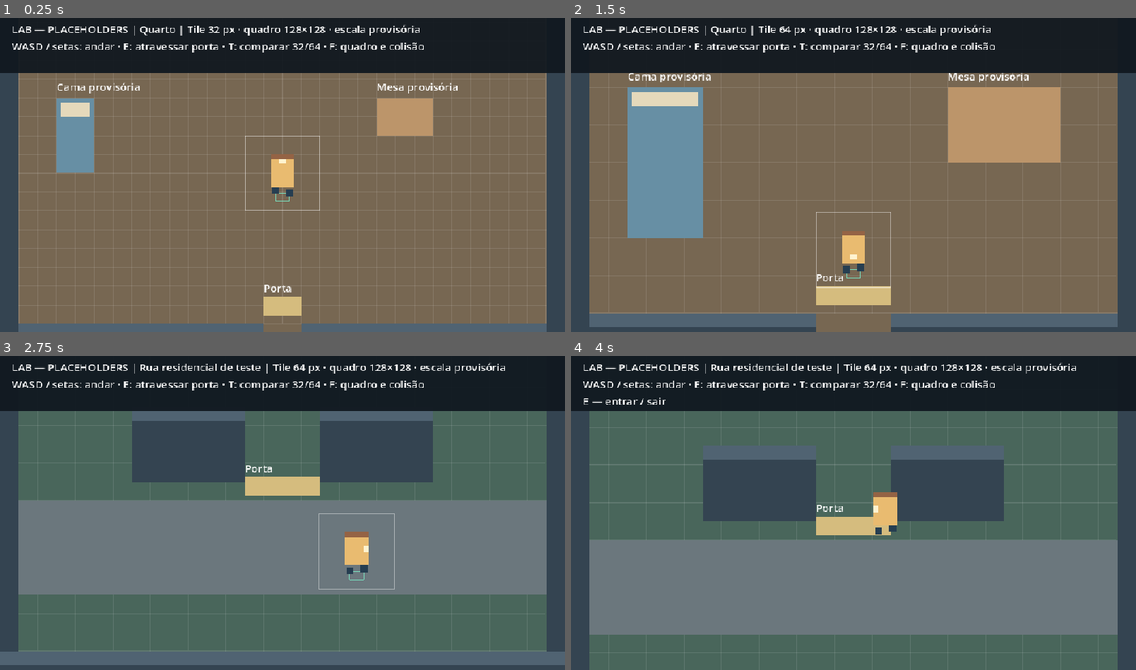
Above: before the commit, frames 1-4 (two rows, left to right).
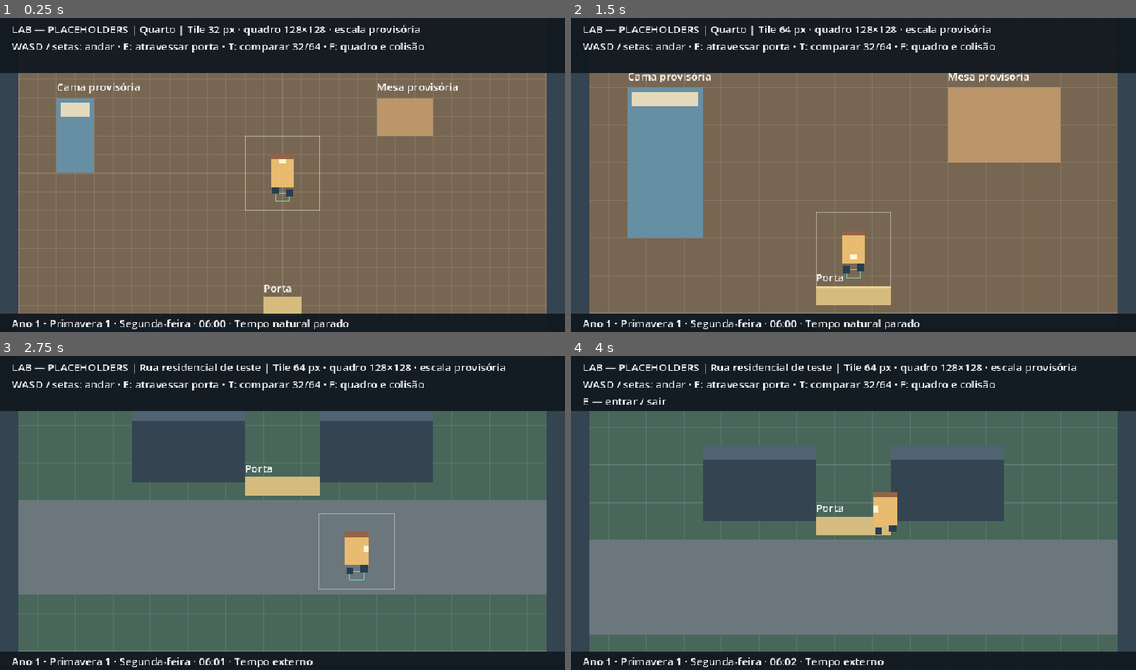
Above: after the commit, the same moments.

Repository: J-Tabosa/another-life
Game: Godot game, scene res://scenes/lab/scale_lab.tscn
The game is run twice, just before and just after one commit, with the same random seed, the same clock (stepped at 60 frames per second) and the same inputs.
Inputs:
- Up to frame 1 (0.25 s): no input
- Up to frame 2 (1.5 s): tap Enter at 0.5 s; hold D (move_right) 0.53-1.28 s; hold E (interact) 0.53-1.28 s; hold S (move_down) from 1.28 s (still down); tap T (compare_scale) at 1.35 s
- Up to frame 3 (2.75 s): tap E (interact) at 1.55 s; release S (move_down) at 2.03 s; hold D (move_right) from 2.03 s (still down); hold E (interact) from 2.03 s (still down)
- Up to frame 4 (4 s): release D (move_right) at 2.78 s; release E (interact) at 2.78 s; hold W (move_up) 2.78-3.53 s; tap F (show_frame) at 2.85 s; tap E (interact) at 3.05 s; hold A (move_left) from 3.53 s (still down); hold E (interact) from 3.53 s (still down)

The runs differ from the first frame. In frame 1, 5.8% of the frame differs, in the area x 0-100%, y 94-100%; in frame 2, 5.8%; in frame 3, 5.8%; in frame 4, 5.8%.

Commit message:
feat: P1-03 add outdoor clock and calendar rollover tests

Diff:
--- a/localization/lab.csv
+++ b/localization/lab.csv
@@ -8,3 +8,17 @@
 LAB_BED,Cama provisória
 LAB_DESK,Mesa provisória
 LAB_DOOR,Porta
+CLOCK_DATE,Ano %d · %s %d · %s · %02d:%02d
+CLOCK_RUNNING,Tempo externo
+CLOCK_STOPPED,Tempo natural parado
+SEASON_SPRING,Primavera
+SEASON_SUMMER,Verão
+SEASON_AUTUMN,Outono
+SEASON_WINTER,Inverno
+WEEKDAY_MON,Segunda-feira
+WEEKDAY_TUE,Terça-feira
+WEEKDAY_WED,Quarta-feira
+WEEKDAY_THU,Quinta-feira
+WEEKDAY_FRI,Sexta-feira
+WEEKDAY_SAT,Sábado
+WEEKDAY_SUN,Domingo
--- a/scenes/lab/scale_lab.tscn
+++ b/scenes/lab/scale_lab.tscn
@@ -1,9 +1,13 @@
-[gd_scene load_steps=3 format=3]
+[gd_scene load_steps=4 format=3]
 [ext_resource type="Script" path="res://scripts/lab/scale_lab.gd" id="1"]
 [ext_resource type="PackedScene" path="res://scenes/player/player.tscn" id="2"]
+[ext_resource type="Script" path="res://scripts/core/time_manager.gd" id="3"]
 
 [node name="ScaleLab" type="Node2D"]
 script = ExtResource("1")
+
+[node name="TimeManager" type="Node" parent="."]
+script = ExtResource("3")
 
 [node name="World" type="Node2D" parent="."]
 
@@ -23,3 +27,18 @@
 offset_right = 940.0
 offset_bottom = 94.0
 theme_override_font_sizes/font_size = 18
+
+[node name="ClockPanel" type="ColorRect" parent="HUD"]
+offset_top = 508.0
+offset_right = 960.0
+offset_bottom = 540.0
+mouse_filter = 2
+color = Color(0.06, 0.09, 0.12, 0.93)
+
+[node name="Clock" type="Label" parent="HUD"]
+offset_left = 20.0
+offset_top = 512.0
+offset_right = 940.0
+offset_bottom = 538.0
+mouse_filter = 2
+theme_override_font_sizes/font_size = 18
--- /dev/null
+++ b/scripts/core/time_manager.gd
@@ -0,0 +1,48 @@
+class_name TimeManager
+extends Node
+
+signal minute_changed(absolute_minutes: int)
+signal day_changed(absolute_day: int)
+
+const MINUTES_PER_DAY: int = 1440
+const DAYS_PER_SEASON: int = 30
+const SEASONS_PER_YEAR: int = 4
+const DAYS_PER_YEAR: int = DAYS_PER_SEASON * SEASONS_PER_YEAR
+const SECONDS_PER_GAME_MINUTE: float = 1.0
+
+# [PROPOSAL] Year 1, spring 1, 06:00; weekday origin remains configurable.
+@export_range(0, 6) var weekday_offset: int = 0
+var world_minutes: int:
+	get:
+		return _world_minutes
+var running: bool = false
+var _world_minutes: int = 6 * 60
+var _fractional_seconds: float = 0.0
+
+
+func _process(delta: float) -> void:
+	if not running or delta <= 0.0:
+		return
+	_fractional_seconds += delta
+	# Tolerance compensates floating-point sums such as sixty 1/60s frames.
+	var elapsed_minutes := int(floor((_fractional_seconds + 1e-9) / SECONDS_PER_GAME_MINUTE))
+	_fractional_seconds = maxf(0.0, _fractional_seconds - elapsed_minutes * SECONDS_PER_GAME_MINUTE)
+	for minute in range(elapsed_minutes):
+		_world_minutes += 1
+		minute_changed.emit(_world_minutes)
+		if _world_minutes % MINUTES_PER_DAY == 0:
+			day_changed.emit(_world_minutes / MINUTES_PER_DAY)
+
+
+func get_calendar() -> Dictionary:
+	var absolute_day: int = _world_minutes / MINUTES_PER_DAY
+	var minute_of_day: int = _world_minutes % MINUTES_PER_DAY
+	return {
+		"year": absolute_day / DAYS_PER_YEAR + 1,
+		"season_index": (absolute_day % DAYS_PER_YEAR) / DAYS_PER_SEASON,
+		"day": absolute_day % DAYS_PER_SEASON + 1,
+		"weekday": (weekday_offset + absolute_day) % 7,
+		"week": (weekday_offset + absolute_day) / 7 + 1,
+		"hour": minute_of_day / 60,
+		"minute": minute_of_day % 60,
+	}
--- a/scripts/lab/scale_lab.gd
+++ b/scripts/lab/scale_lab.gd
@@ -4,15 +4,19 @@
 	&"room": preload("res://scenes/world/room.tscn"),
 	&"street": preload("res://scenes/world/street.tscn"),
 }
+const SEASON_KEYS := ["SEASON_SPRING", "SEASON_SUMMER", "SEASON_AUTUMN", "SEASON_WINTER"]
+const WEEKDAY_KEYS := ["WEEKDAY_MON", "WEEKDAY_TUE", "WEEKDAY_WED", "WEEKDAY_THU", "WEEKDAY_FRI", "WEEKDAY_SAT", "WEEKDAY_SUN"]
 var area: Node2D
 var area_id: StringName = &"room"
 var tile_size: int = 32
 var transitioning: bool = false
 @onready var player: CharacterBody2D = $Player
+@onready var time_manager: TimeManager = $TimeManager
 
 
 func _ready() -> void:
 	_setup_inputs()
+	time_manager.minute_changed.connect(_on_minute_changed)
 	change_area(&"room", &"start")
 
 
@@ -75,6 +79,9 @@
 	area_id = target
 	area.tile_size = tile_size
 	$World.add_child(area)
+	# Natural time is enabled only in the outdoor laboratory.
+	time_manager.running = area.exterior
+	_update_clock()
 	area.get_node("Door").transition_requested.connect(request_transition)
 	player.position = marker.position
 	player.velocity = Vector2.ZERO
@@ -84,6 +91,16 @@
 	transitioning = false
 
 
+func _on_minute_changed(_absolute_minutes: int) -> void:
+	_update_clock()
+
+
+func _update_clock() -> void:
+	var calendar := time_manager.get_calendar()
+	var status := tr("CLOCK_RUNNING") if time_manager.running else tr("CLOCK_STOPPED")
+	$HUD/Clock.text = tr("CLOCK_DATE") % [calendar.year, tr(SEASON_KEYS[calendar.season_index]), calendar.day, tr(WEEKDAY_KEYS[calendar.weekday]), calendar.hour, calendar.minute] + " · " + status
+
+
 func _process(_delta: float) -> void:
 	var location := tr("LAB_STREET") if area_id == &"street" else tr("LAB_ROOM")
 	var hint := tr("LAB_INTERACT") if is_instance_valid(area) and area.get_node("Door").can_interact(player) else ""
--- /dev/null
+++ b/tests/time_manager_test.gd
@@ -0,0 +1,118 @@
+extends SceneTree
+
+const CLOCK := preload("res://scripts/core/time_manager.gd")
+var checks: int = 0
+var failures: int = 0
+
+
+func _initialize() -> void:
+	run.call_deferred()
+
+
+func check(condition: bool, description: String) -> void:
+	checks += 1
+	if condition:
+		print("PASS: " + description)
+	else:
+		failures += 1
+		push_error(description)
+
+
+func new_clock() -> TimeManager:
+	var clock: TimeManager = CLOCK.new()
+	clock.running = true
+	return clock
+
+
+func run() -> void:
+	var clock := new_clock()
+	check(clock.get_calendar() == {"year": 1, "season_index": 0, "day": 1, "weekday": 0, "week": 1, "hour": 6, "minute": 0}, "initial calendar is spring 1, year 1, 06:00")
+	var minute_events: Array[int] = []
+	clock.minute_changed.connect(func(value: int) -> void: minute_events.append(value))
+	clock._process(0.4)
+	check(clock.world_minutes == 360 and minute_events.is_empty(), "sub-second time does not advance a minute")
+	clock._process(0.6)
+	check(clock.world_minutes == 361 and minute_events == [361], "one real second advances exactly one game minute")
+	clock._process(59.0)
+	check(clock.world_minutes == 420 and minute_events.size() == 60, "60 real seconds advance exactly 60 game minutes")
+	check(minute_events == range(361, 421), "large deltas emit every intermediate minute in order")
+	clock.free()
+	clock = new_clock()
+	for frame in range(3600):
+		clock._process(1.0 / 60.0)
+	check(clock.world_minutes == 420, "3600 frames at 60 FPS advance one game hour without drift")
+	clock._process(0.25)
+	clock._process(0.25)
+	clock._process(0.5)
+	check(clock.world_minutes == 421, "fractional frame remainder is preserved")
+	clock._process(0.0)
+	clock._process(-1.0)
+	check(clock.world_minutes == 421, "zero and negative deltas do not rewind time")
+	clock.free()
+	clock = new_clock()
+	clock._process(17 * 60 + 59)
+	check(clock.get_calendar().hour == 23 and clock.get_calendar().minute == 59 and clock.get_calendar().day == 1, "23:59 remains on the first day")
+	var ordered_events: Array[String] = []
+	clock.minute_changed.connect(func(value: int) -> void: ordered_events.append("minute:%d" % value))
+	clock.day_changed.connect(func(value: int) -> void: ordered_events.append("day:%d" % value))
+	clock._process(2.0)
+	check(clock.get_calendar() == {"year": 1, "season_index": 0, "day": 2, "weekday": 1, "week": 1, "hour": 0, "minute": 1}, "midnight changes the date and weekday")
+	check(ordered_events == ["minute:1440", "day:1", "minute:1441"], "midnight emits events chronologically once")
+	clock.free()
+	for season in range(1, 4):
+		clock = new_clock()
+		clock._process(season * 30 * 1440 - 360 - 1)
+		check(clock.get_calendar().season_index == season - 1 and clock.get_calendar().day == 30, "last minute of season %d" % (season - 1))
+		clock._process(1.0)
+		check(clock.get_calendar().season_index == season and clock.get_calendar().day == 1 and clock.get_calendar().hour == 0, "season %d begins on day 1 at midnight" % season)
+		check(clock.get_calendar().weekday == (season * 30) % 7, "weekday continues across season %d" % season)
+		clock.free()
+	clock = new_clock()
+	clock._process(120 * 1440 - 360 - 1)
+	check(clock.get_calendar().year == 1 and clock.get_calendar().season_index == 3 and clock.get_calendar().day == 30, "last minute of winter 30, year 1")
+	clock._process(1.0)
+	check(clock.get_calendar() == {"year": 2, "season_index": 0, "day": 1, "weekday": 1, "week": 18, "hour": 0, "minute": 0}, "year 2 starts in spring and retains weekday/week continuity")
+	clock.free()
+	clock = new_clock()
+	clock.weekday_offset = 6
+	check(clock.get_calendar().weekday == 6, "weekday origin can be configured to Sunday")
+	for day in range(1, 15):
+		clock._process(1440.0)
+		check(clock.get_calendar().weekday == (6 + day) % 7 and clock.get_calendar().week == (6 + day) / 7 + 1, "weekday and week across absolute day %d" % day)
+	clock.free()
+	# Production scene wiring: clock survives area replacement and controls HUD.
+	var lab: Node2D = load("res://scenes/lab/scale_lab.tscn").instantiate()
+	root.add_child(lab)
+	var active_clock: TimeManager = lab.time_manager
+	active_clock.set_process(false)
+	check(not active_clock.running, "natural clock is not activated in the room")
+	lab.change_area(&"street", &"door")
+	check(active_clock.running, "street activates natural time")
+	active_clock._process(60.0)
+	check(active_clock.world_minutes == 420 and "07:00" in lab.get_node("HUD/Clock").text, "street time and translated HUD advance together")
+	lab.change_area(&"room", &"door")
+	lab.change_area(&"street", &"door")
+	check(lab.time_manager == active_clock and active_clock.world_minutes == 420, "area transitions retain clock instance and date/time")
+	if "--realtime" in OS.get_cmdline_user_args():
+		Engine.max_fps = 60
+		# Flush the earlier test work while the production clock is disabled.
+		await process_frame
+		await process_frame
+		active_clock.set_process(true)
+		var started_at := Time.get_ticks_usec()
+		var starting_minutes := active_clock.world_minutes
+		print("REALTIME: measuring 60 seconds in the street")
+		while Time.get_ticks_usec() - started_at < 60_000_000:
+			await process_frame
+		await process_frame
+		active_clock.set_process(false)
+		var real_seconds := (Time.get_ticks_usec() - started_at) / 1_000_000.0
+		var game_minutes := active_clock.world_minutes - starting_minutes
+		print("REALTIME: %.3fs, %d game minutes" % [real_seconds, game_minutes])
+		check(game_minutes == 60, "60 seconds of actual engine execution advance 60 game minutes")
+	if "--capture" in OS.get_cmdline_user_args():
+		await process_frame
+		await RenderingServer.frame_post_draw
+		check(root.get_texture().get_image().save_png("res://docs/screenshots/time_clock.png") == OK, "rendered clock capture")
+	print("RESULT: %d checks, %d failures" % [checks, failures])
+	quit(1 if failures else 0)
Binary file added: docs/screenshots/time_clock.png
Binary file changed: localization/lab.pt_BR.translation
Not shown, added: scripts/core/time_manager.gd.uid
Not shown, added: tests/time_manager_test.gd.uid
Not shown, changed: README.md
Not shown, changed: docs/decisions.md
